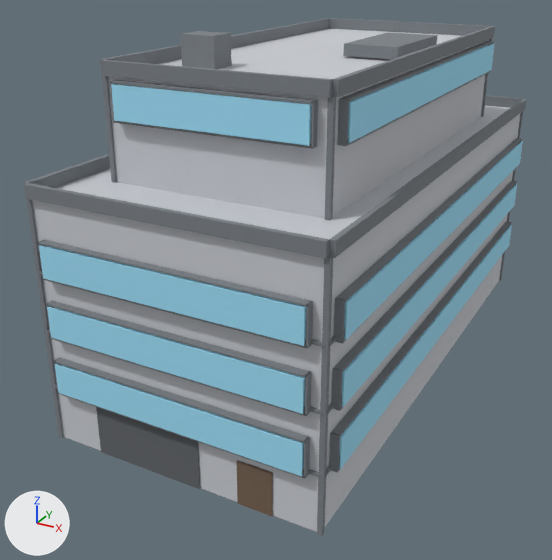
The glTF model public/buildings/lot_2x4.glb as it was, and as the next commit left it.
Before and after are seen from a 50 mm lens placed at (25.1, -23.1, 22.8), pointed at (5.6, 12.2, 5.1). The axes (+X, +Y, +Z) are drawn at lower left. The lights are the same throughout. The first picture is the older version.

Names of what the first picture shows: 'lot_2x4'.
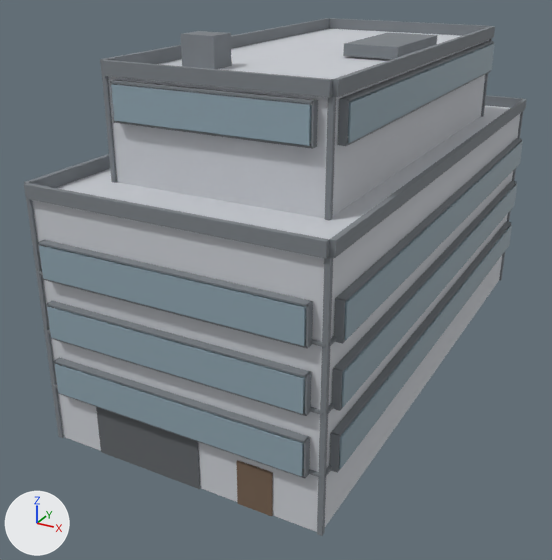
Boxes [x1, y1, x2, y2] around the edits, measured in the pictures (552 x 560 px):
'lot_2x4', recoloured (darker): [36, 41, 523, 479] in both

Edits to the bpy script that builds the scene:
```text
Change mat_lot_2x4_glass:
    mat_lot_2x4_glass.base_color: (0.35, 0.75, 0.95) -> (0.28, 0.38, 0.44)  # cyan #a0e1f9 -> greyish blue #90a6b1
```
